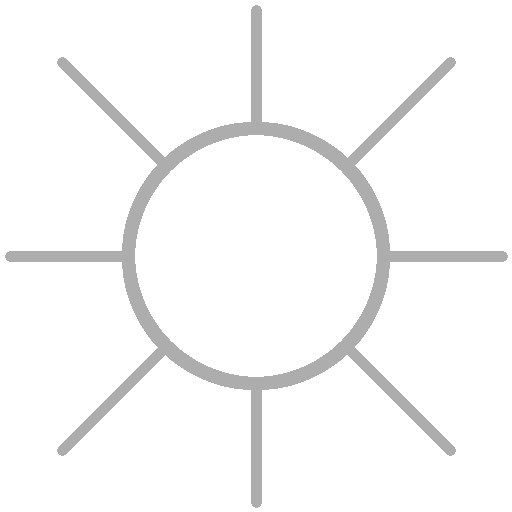
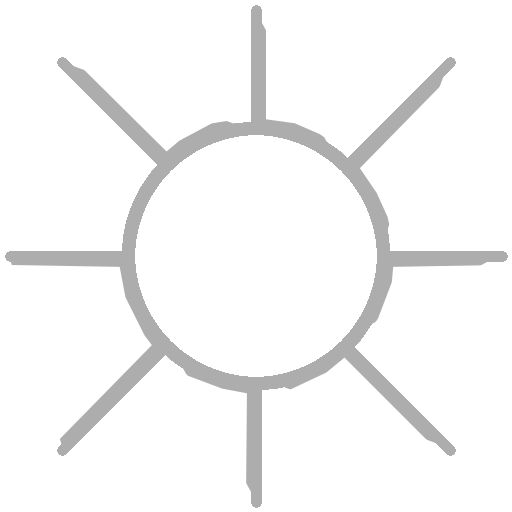
Layers edited between the first and the second 512x512 image:
painted on "Layer #2" over [11, 23, 487, 492]
